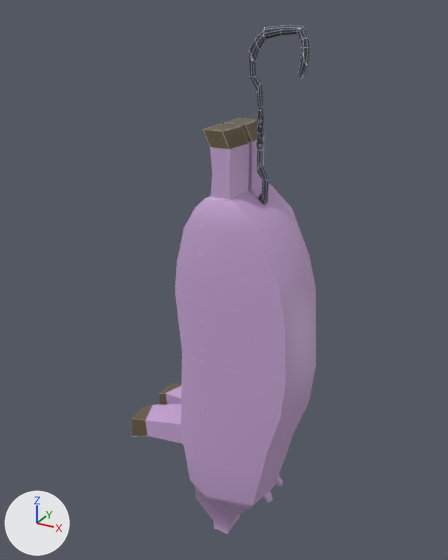
An edit to the FBX model Assets/Prefabs/Models/Feature Models/sm_meatHook_1.fbx, drawn before and after from the same camera.
The view is the same before and after, from a 50 mm camera at (1.944, -1.857, 2.149) aimed at (0.897, 0.046, 1.198). The axes (+X, +Y, +Z) are drawn at lower left. The lights are the same throughout. Where no turn or scale is listed for an object, it has been applied to the vertices.
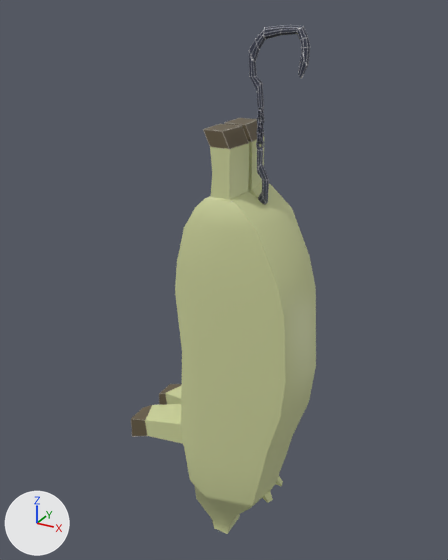
Where the newer file only moved an object's origin or applied its transform, the numbers keep the older frame.

Where the change shows, as pixel boxes (x1, y1, x2, y2) in the pictures (448 x 560 px):
'pCylinder5', surface changed (purple to yellow): (142, 136, 316, 534) in both

The edits, one by one:
Picture 'ZacR_FeatureAsset_UVSnapshot_V2.png' (img_zacr_featureasset_uvsnapshot_v2_png) is new.
Material 'lambert2' (mat_lambert2) changes its picture from img_zacr_featureasset_uvsnapshot_png to img_zacr_featureasset_uvsnapshot_v2_png.
